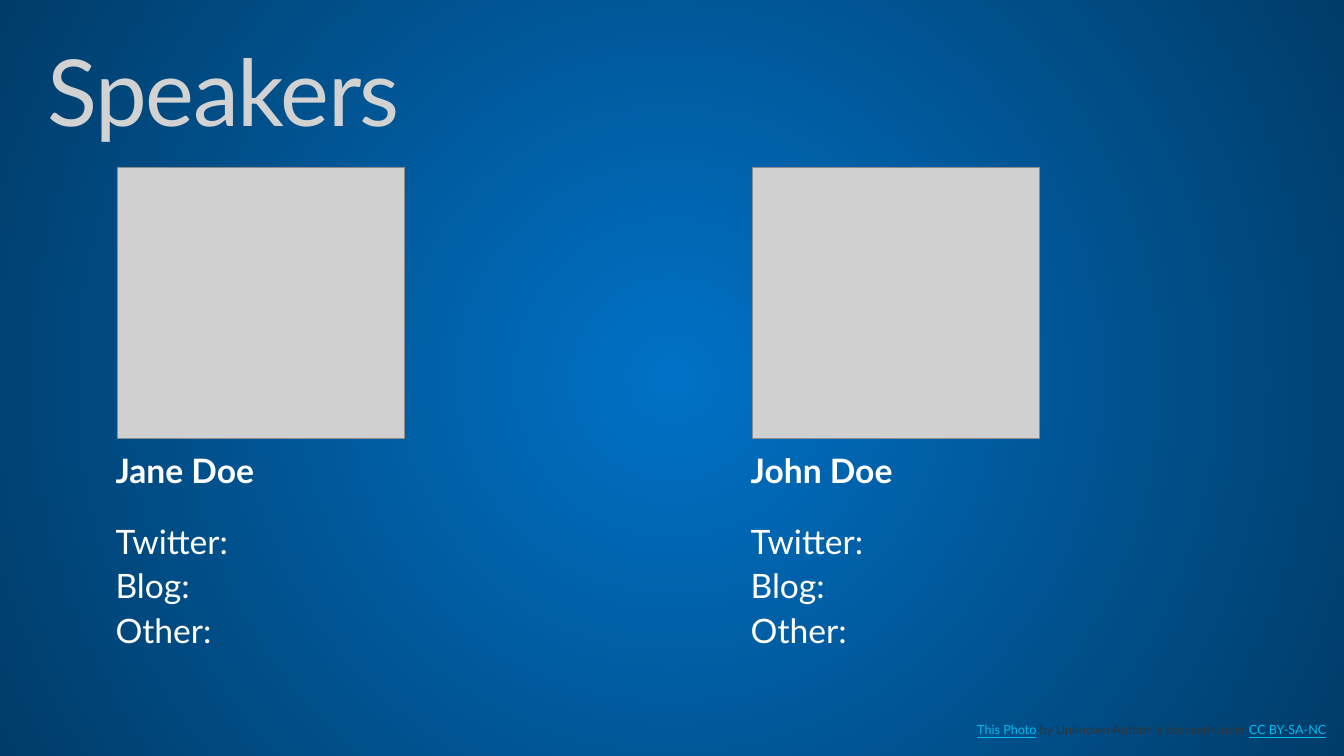
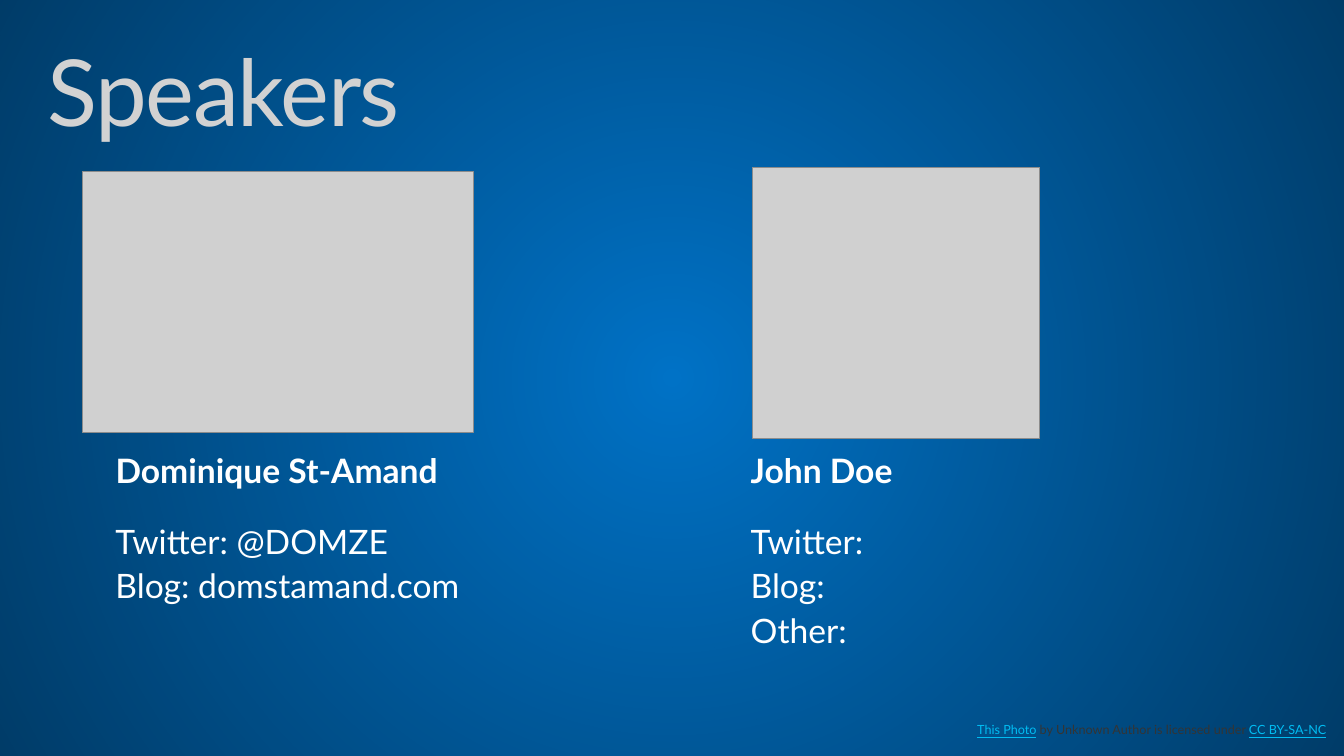
Before and after one commit to MSDEVMTL/GlobalAzureBootcamp-2019, a slide deck: slide 4 of Locations/Montreal/Welcome.pptx. Drawn at 1344x756 pixels with LibreOffice and Linux fonts; fonts in the diff are those of the drawing; grey boxes stand for pictures; background and template pictures are left out. Boxes give left, top, right and bottom in pixels: in the first picture for what was removed or moved away, otherwise in the second. Text is boxed around its words. In the diff, an @@ line names an element or a change of style, - is before the commit and + after.

```diff
--- a/Locations/Montreal/Welcome.pptx
+++ b/Locations/Montreal/Welcome.pptx
@@ picture: place and size @@
-picture at bbox=[118, 167, 405, 439]
+picture at bbox=[83, 171, 474, 432]
@@ text at bbox=[116, 458, 437, 489]: text changed @@
-Jane Doe
+Dominique St-Amand
@@ text at bbox=[115, 529, 459, 604]: text changed @@
-Twitter:
-Blog:
-Other:
+Twitter: @DOMZE
+Blog: domstamand.com
```
